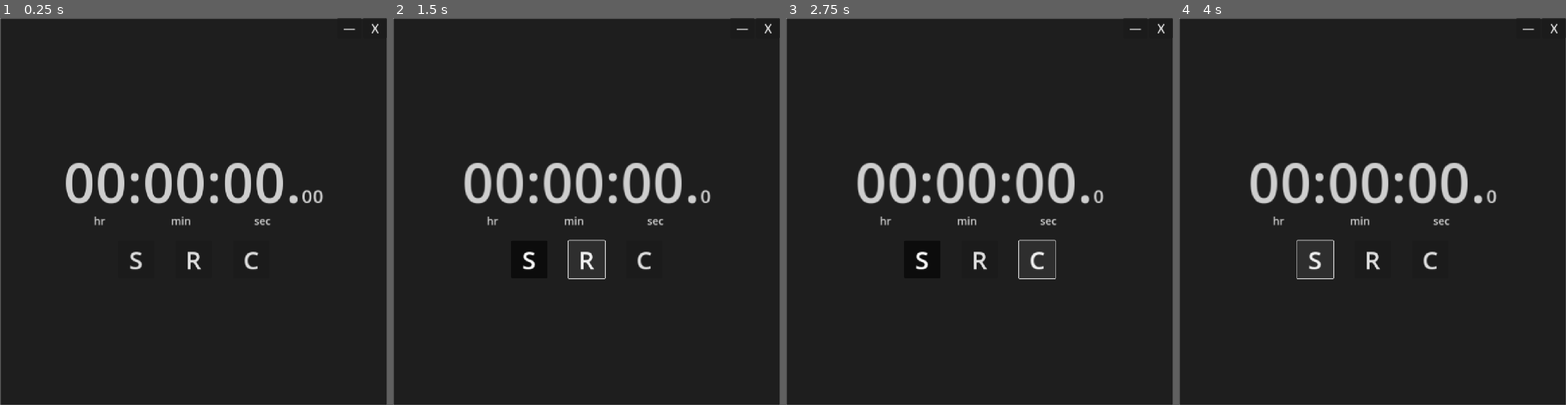
Above: before the commit, frames 1-4 (left to right).
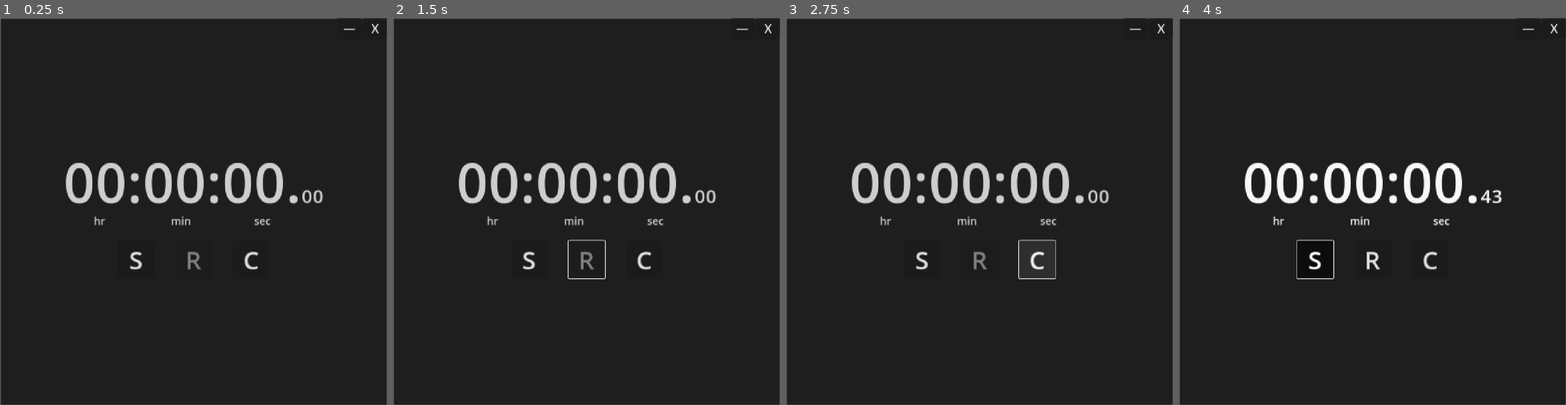
Above: after the commit, the same moments.

Repository: LiteFeather1/ltf-stopwatch
Game: Godot game, scene res://main.tscn
Two runs of this game, one before a commit and one after it. Both use one fixed random seed, a clock stepped at 60 frames per second and the inputs below.
Inputs:
- Up to frame 1 (0.25 s): no input
- Up to frame 2 (1.5 s): click "S" at 0.5 s; click "R" at 1.25 s
- Up to frame 3 (2.75 s): click "C" at 2 s
- Up to frame 4 (4 s): click "—" at 2.75 s; click "S" at 3.5 s

The runs differ from the first frame. In frame 1, less than 0.1% of the frame differs, in the area x 48-52%, y 60-65%; in frame 2, 4.3%; in frame 3, 4.3%; in frame 4, 5.4%, in the area x 17-84%, y 37-68%.

Commit message:
Reset buttons starts disabled and can only pressed once the stopwatch starts. stopwatch now has a started signal

Diff:
--- a/main.gd
+++ b/main.gd
@@ -1,10 +1,15 @@
 class_name Main
 extends Control
+
 
 @export_category("Window")
 @export var min_window_size := Vector2i(128, 128)
 @export var max_window_size := Vector2i(512, 512)
 @export var move_window_smoothing_factor := .99
+
+@export_category("Buttons")
+@export var b_start: Button
+@export var b_reset: Button
 
 var dragging_window: bool
 var drag_start_pos: Vector2
@@ -16,6 +21,8 @@
 func _ready() -> void:
 	window.min_size = min_window_size
 	window.max_size = max_window_size
+
+	b_reset.pressed.connect(_reset_pressed)
 
 
 func _process(_delta: float) -> void:
@@ -39,3 +46,12 @@
 
 func _minimize_window() -> void:
 	DisplayServer.window_set_mode(DisplayServer.WINDOW_MODE_MINIMIZED)
+
+
+func _stopwatch_started() -> void:
+	b_reset.disabled = false
+
+
+func _reset_pressed() -> void:
+	b_reset.disabled = true
+	b_start.button_pressed = false
--- a/main.tscn
+++ b/main.tscn
@@ -4,7 +4,7 @@
 [ext_resource type="Script" path="res://main.gd" id="1_fm7if"]
 [ext_resource type="FontVariation" uid="uid://d3ddb5qhwgva6" path="res://resources/font/font_time.tres" id="3_8hl64"]
 
-[node name="Main" type="Control"]
+[node name="Main" type="Control" node_paths=PackedStringArray("b_start", "b_reset")]
 layout_mode = 3
 anchors_preset = 15
 anchor_right = 1.0
@@ -12,6 +12,8 @@
 grow_horizontal = 2
 grow_vertical = 2
 script = ExtResource("1_fm7if")
+b_start = NodePath("VBoxContainer/HBoxContainer/b_start")
+b_reset = NodePath("VBoxContainer/HBoxContainer/b_reset")
 
 [node name="c_border" type="Control" parent="."]
 modulate = Color(1, 1, 1, 0.247059)
@@ -95,6 +97,7 @@
 layout_mode = 2
 theme_override_fonts/font = ExtResource("3_8hl64")
 theme_override_font_sizes/font_size = 66
+disabled = true
 text = "R"
 
 [node name="VSeparator2" type="VSeparator" parent="VBoxContainer/HBoxContainer"]
@@ -128,6 +131,7 @@
 theme_override_font_sizes/font_size = 32
 text = "X"
 
+[connection signal="started" from="VBoxContainer/stopwatch" to="." method="_stopwatch_started"]
 [connection signal="toggled" from="VBoxContainer/HBoxContainer/b_start" to="VBoxContainer/stopwatch" method="set_state"]
 [connection signal="pressed" from="VBoxContainer/HBoxContainer/b_reset" to="VBoxContainer/stopwatch" method="reset"]
 [connection signal="gui_input" from="hbc_chrome" to="." method="_on_hbc_chrome_gui_input"]
--- a/scenes/stopwatch.gd
+++ b/scenes/stopwatch.gd
@@ -2,41 +2,46 @@
 extends VBoxContainer
 
 
-@export_multiline var _time_text_template := "[center]%02d:%02d:%02d.[font_size=48]%d[/font_size][/center]"
+signal started()
+
+
+@export_multiline var _time_text_template := "[center]%02d:%02d:%02d.[font_size=48]%02d[/font_size][/center]"
 
 @export var ticking_colour := Color("f7f7f7")
 @export var paused_colour := Color("cecece")
 
-var elapsed_time := 0.0
+var _elapsed_time := 0.0
 
 @onready var _l_time: RichTextLabel = %l_time
 
 
 func _ready() -> void:
-	set_state(false)
+	set_process(false)
 
 
 func _process(delta: float) -> void:
-	elapsed_time += delta
+	_elapsed_time += delta
 	_set_time()
 
 
 func set_state(state: bool) -> void:
+	if _elapsed_time == 0.0 and state:
+		started.emit()
+
 	set_process(state)
 	modulate = ticking_colour if state else paused_colour
 
 
 func reset() -> void:
-	set_process(false)
 	modulate = paused_colour
-	elapsed_time = 0.0
+	_elapsed_time = 0.0
 	_set_time()
 
 
 func _set_time() -> void:
 	_l_time.text = _time_text_template % [
-			(elapsed_time / 3600.0),
-			(fmod(elapsed_time, 3600.0) / 60.0),
-			(fmod(elapsed_time, 60.0)),
-			(fmod(elapsed_time, 1) * 100.0)
+			(_elapsed_time / 3600.0),
+			(fmod(_elapsed_time, 3600.0) / 60.0),
+			(fmod(_elapsed_time, 60.0)),
+			(fmod(_elapsed_time, 1) * 100.0)
 	]
